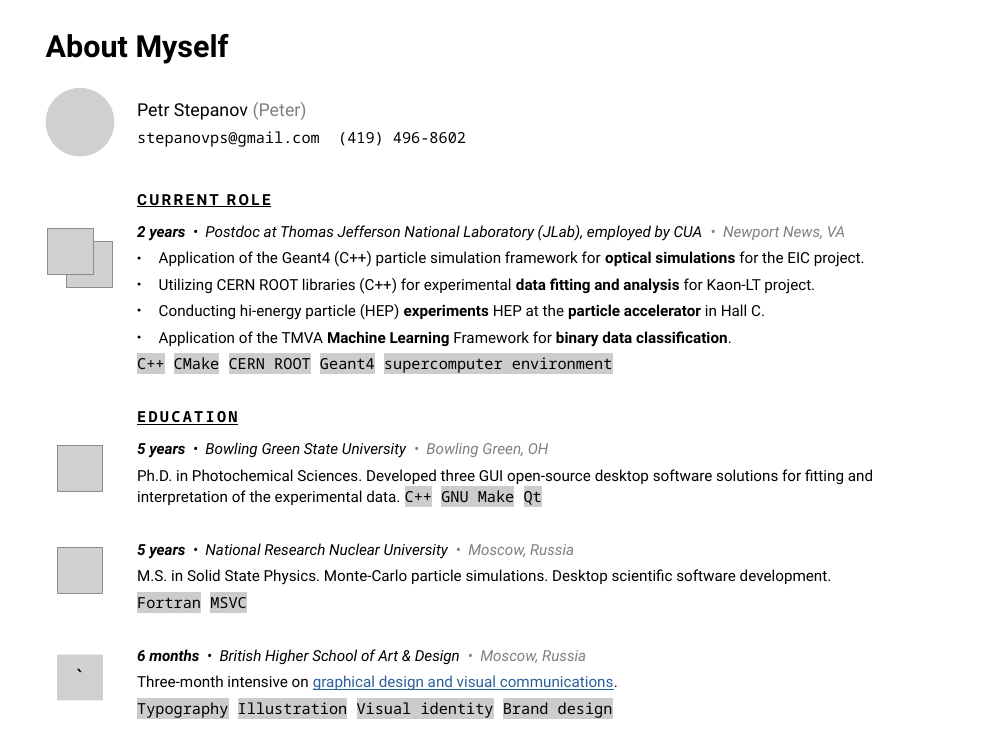
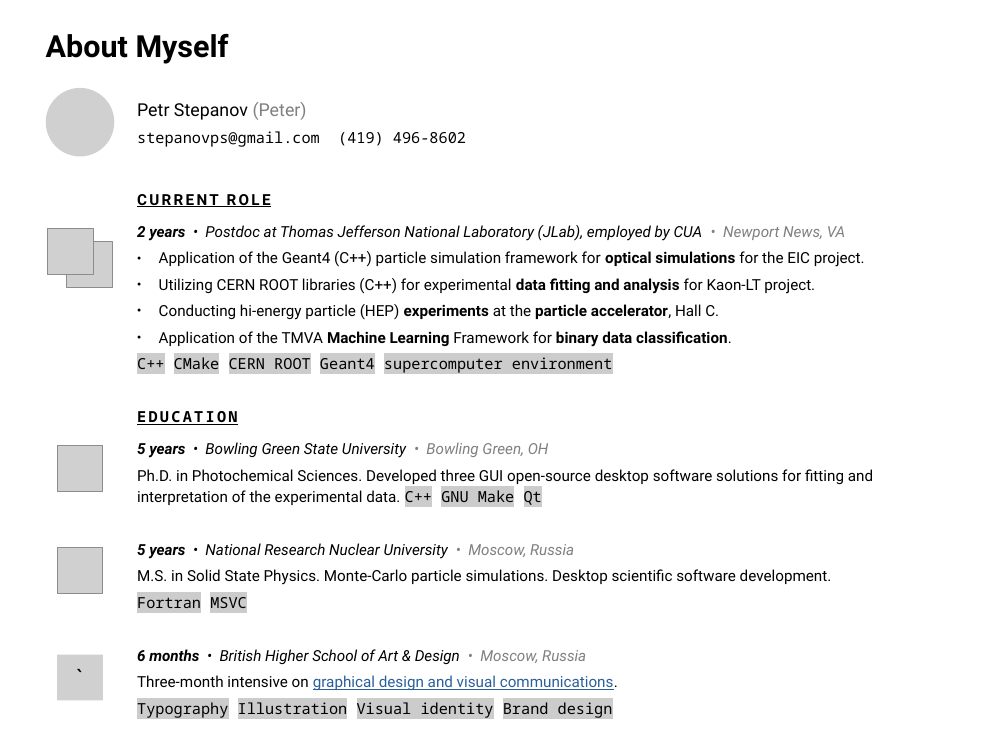
Before and after one commit to petrstepanov/petrstepanov.github.io, a slide deck: slide 1 of static/presentations/about-me-ms-2022.odp. Drawn at 1008x756 pixels with LibreOffice and Linux fonts; fonts in the diff are those of the drawing; grey boxes stand for pictures. Boxes give left, top, right and bottom in pixels: in the first picture for what was removed or moved away, otherwise in the second. Text is boxed around its words. In the diff, an @@ line names an element or a change of style, - is before the commit and + after.

```diff
--- a/static/presentations/about-me-ms-2022.odp
+++ b/static/presentations/about-me-ms-2022.odp
@@ text at [159, 304, 719, 320]: text changed @@
-● Conducting hi-energy particle (HEP) experiments HEP at the particle accelerator in Hall C.
+● Conducting hi-energy particle (HEP) experiments at the particle accelerator, Hall C.
```
Also in this commit, not shown: 9 other files.
